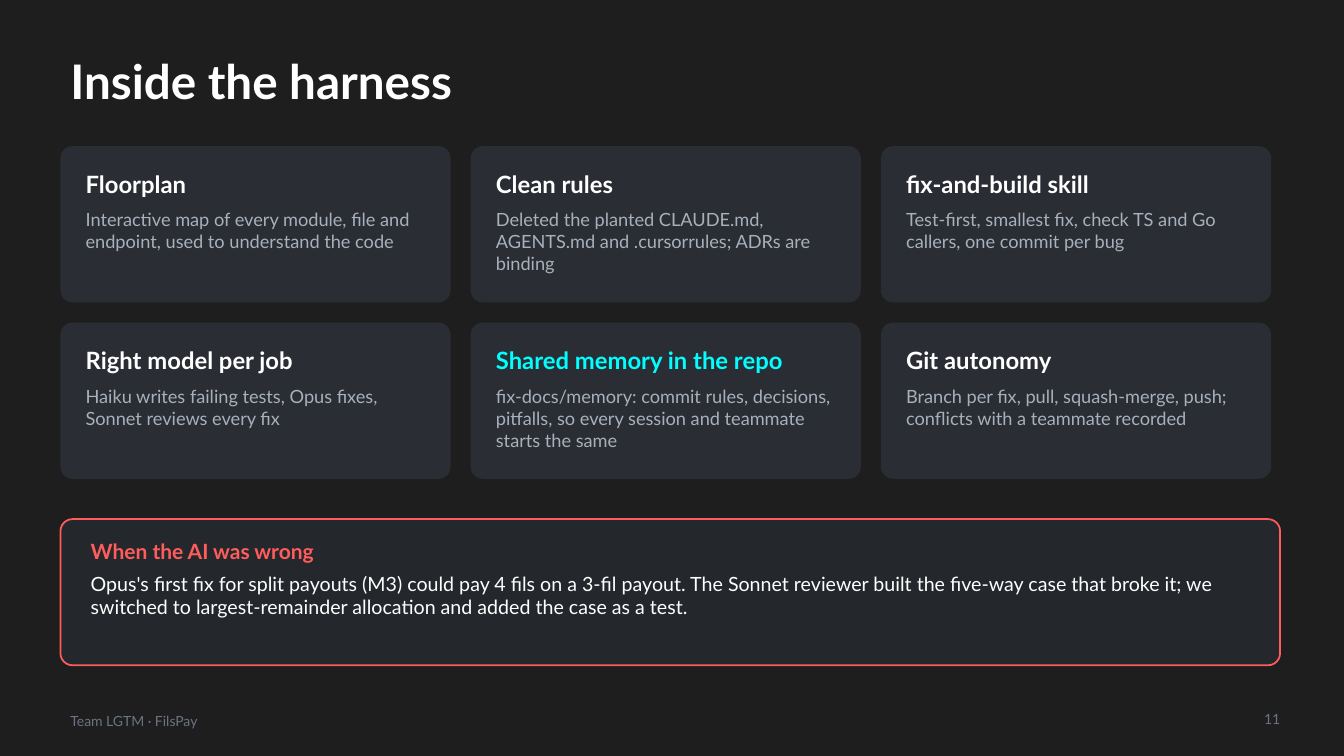
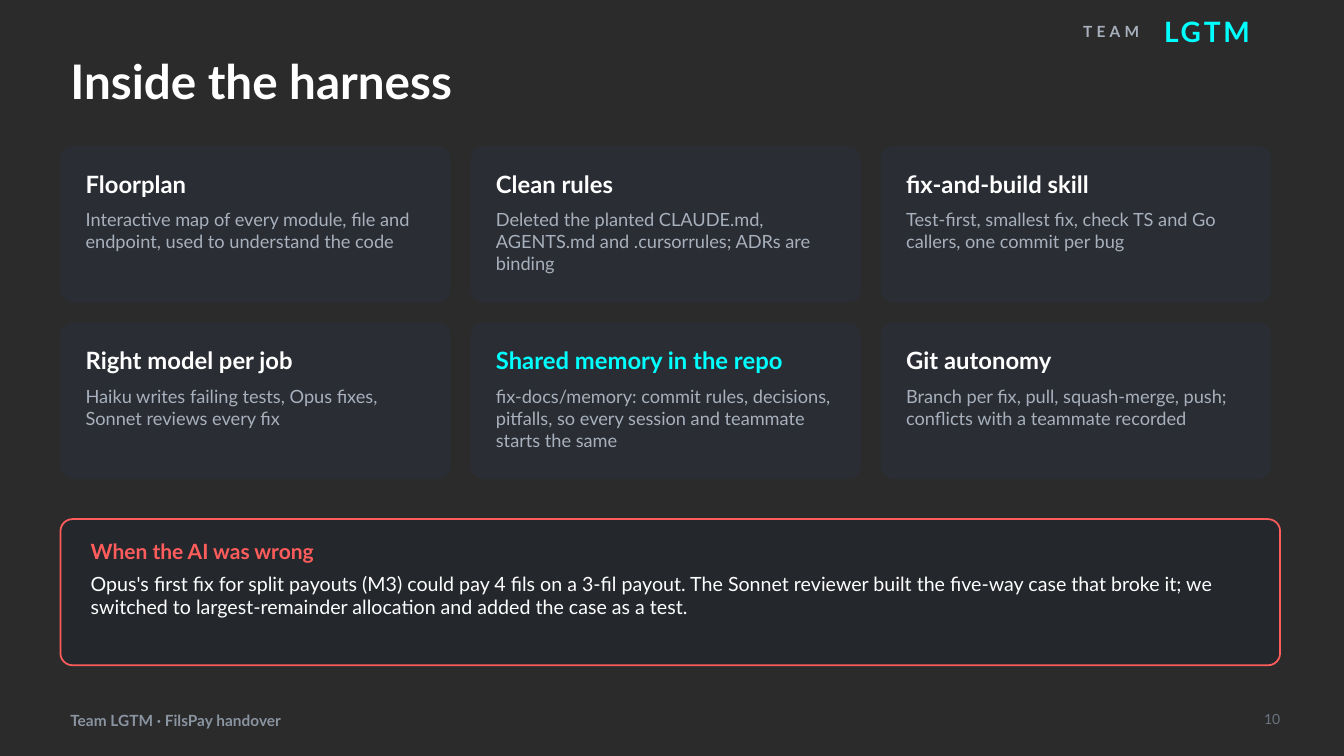
Before and after one commit to akheelnazim/fils-pay, a slide deck: slide 10 of submission/LGTM_FilsPay_Slides.pptx (slide 11 before the commit). Drawn at 1344x756 pixels with LibreOffice and Linux fonts; fonts in the diff are those of the drawing; background and template pictures are left out; a plain dark background stands for a picture behind light text. Boxes give left, top, right and bottom in pixels: in the first picture for what was removed or moved away, otherwise in the second. Text is boxed around its words. In the diff, an @@ line names an element or a change of style, - is before the commit and + after.

```diff
--- a/submission/LGTM_FilsPay_Slides.pptx
+++ b/submission/LGTM_FilsPay_Slides.pptx
@@ background #1E1E1E to picture (left out) @@
@@ text added at (1083, 26, 1139, 37), 11 pt, text #A7B0BC, bold @@
+TEAM
@@ text added at (1154, 10, 1296, 52), 20 pt, text #00FFFF, bold @@
+LGTM
@@ text at (70, 714, 281, 729): text changed; size 10 to 11 pt; text colour #6B7480 to #8A94A1; bold on @@
-Team LGTM · FilsPay
+Team LGTM · FilsPay handover
@@ page number at (1264, 714, 1280, 724): text changed @@
-11
+10
```
Also in this commit, not shown: 12 other slides changed, 3 slides added, 2 slides removed, 21 other files.
